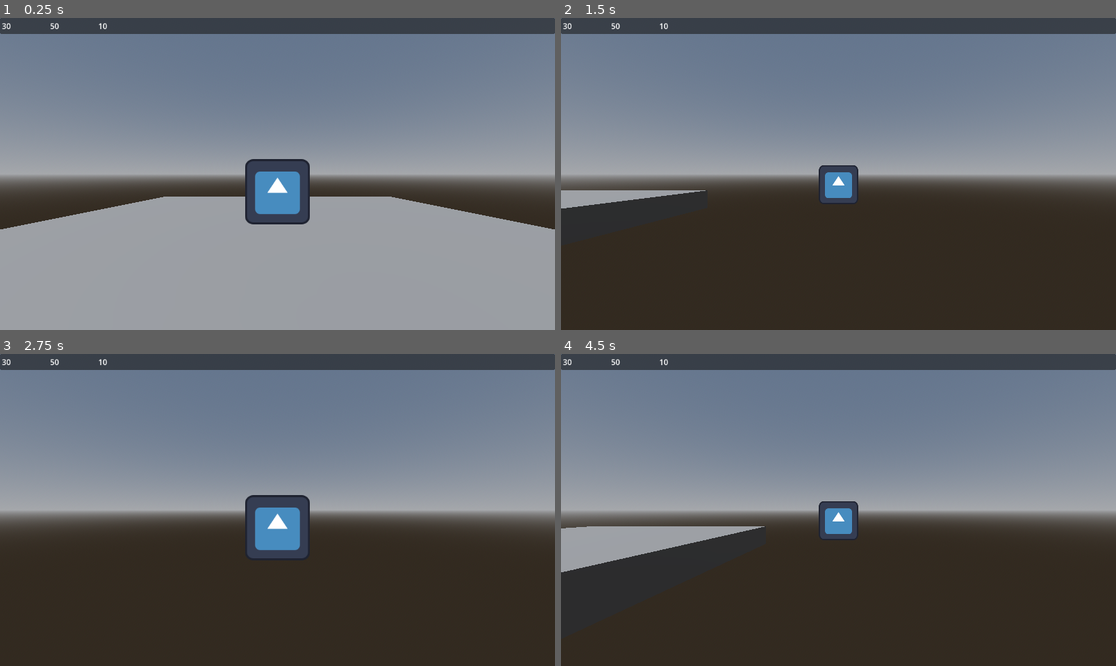
Above: before the commit, frames 1-4 (two rows, left to right).
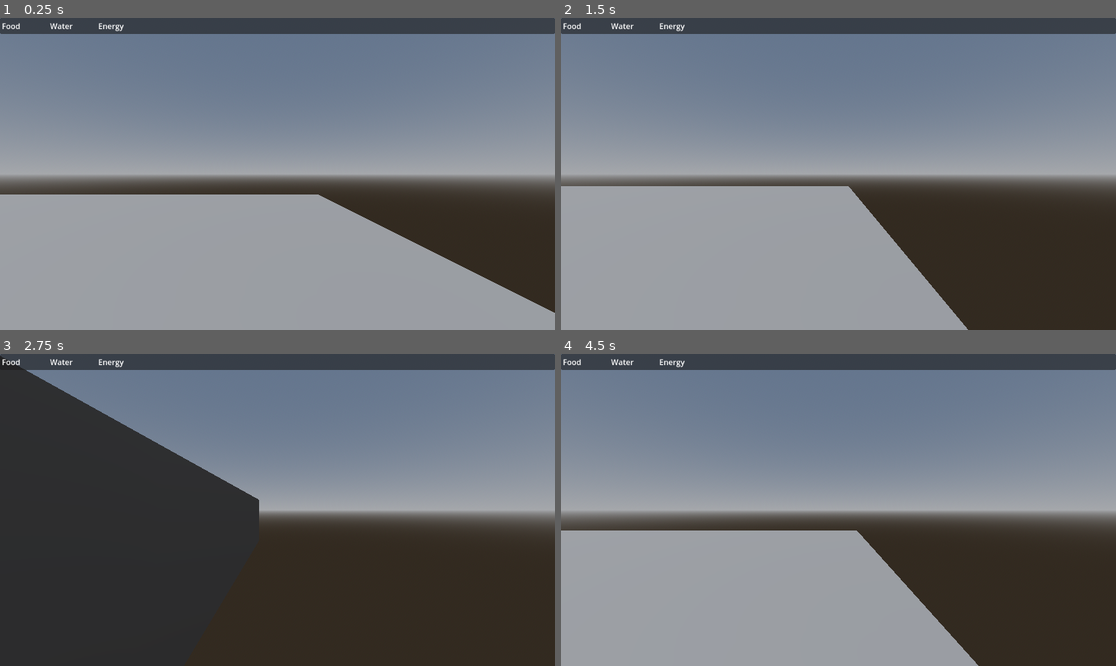
Above: after the commit, the same moments.

Repository: ProfessorDudley/survival-house
Game: Godot game, scene res://scenes/game.tscn
The game is run twice, just before and just after one commit, with the same random seed, the same clock (stepped at 60 frames per second) and the same inputs. The engine's default icon, where the game draws it, is replaced by a stand-in: a white triangle on a blue panel in a dark square.
Inputs:
- Up to frame 1 (0.25 s): no input
- Up to frame 2 (1.5 s): tap Enter at 0.5 s; hold Right (move_right) 0.53-1.28 s; hold ] (zoom_in) 0.53-1.28 s; hold S (move_down, bound only after the commit) from 1.28 s (still down); tap [ (zoom_out) at 1.35 s
- Up to frame 3 (2.75 s): release S (move_down, bound only after the commit) at 2.03 s; hold Right (move_right) from 2.03 s (still down); hold ] (zoom_in) from 2.03 s (still down)
- Up to frame 4 (4.5 s): release Right (move_right) at 2.78 s; release ] (zoom_in) at 2.78 s; hold W (move_up, bound only after the commit) 2.78-3.53 s; tap [ (zoom_out) at 2.85, 4.35 s; hold ] (zoom_in) 3.53-4.28 s; hold Left (move_left) from 3.53 s (still down)

The runs differ from the first frame. In frame 1, 11% of the frame differs, in the area x 0-100%, y 1-95%; in frame 2, 29%, in the area x 0-74%, y 1-100%; in frame 3, 17%; in frame 4, 27%.

Commit message:
Implementing camera movement control

Diff:
--- a/actors/player_character.gd
+++ b/actors/player_character.gd
@@ -8,6 +8,7 @@
 @onready var player_stats: PlayerStats = $player_stats
 
 func _process(_delta: float):
+	return
 
 	## Left and Right Movement
 	var _input_vector: Vector3 = Vector3.ZERO # The player's movement vector.
--- a/project.godot
+++ b/project.godot
@@ -49,6 +49,22 @@
 , Object(InputEventKey,"resource_local_to_scene":false,"resource_name":"","device":-1,"window_id":0,"alt_pressed":false …(182 unchanged characters)…
 ]
 }
+move_up={
+"deadzone": 0.2,
+"events": [Object(InputEventKey,"resource_local_to_scene":false,"resource_name":"","device":-1,"window_id":0,"alt_pressed":false,"shift_pressed":false,"ctrl_pressed":false,"meta_pressed":false,"pressed":false,"keycode":0,"physical_keycode":87,"key_label":0,"unicode":119,"location":0,"echo":false,"script":null)
+, Object(InputEventKey,"resource_local_to_scene":false,"resource_name":"","device":-1,"window_id":0,"alt_pressed":false,"shift_pressed":false,"ctrl_pressed":false,"meta_pressed":false,"pressed":false,"keycode":0,"physical_keycode":4194320,"key_label":0,"unicode":0,"location":0,"echo":false,"script":null)
+, Object(InputEventJoypadButton,"resource_local_to_scene":false,"resource_name":"","device":-1,"button_index":11,"pressure":0.0,"pressed":true,"script":null)
+, Object(InputEventJoypadMotion,"resource_local_to_scene":false,"resource_name":"","device":-1,"axis":1,"axis_value":-1.0,"script":null)
+]
+}
+move_down={
+"deadzone": 0.2,
+"events": [Object(InputEventJoypadMotion,"resource_local_to_scene":false,"resource_name":"","device":-1,"axis":1,"axis_value":1.0,"script":null)
+, Object(InputEventJoypadButton,"resource_local_to_scene":false,"resource_name":"","device":-1,"button_index":12,"pressure":0.0,"pressed":true,"script":null)
+, Object(InputEventKey,"resource_local_to_scene":false,"resource_name":"","device":-1,"window_id":0,"alt_pressed":false,"shift_pressed":false,"ctrl_pressed":false,"meta_pressed":false,"pressed":false,"keycode":0,"physical_keycode":83,"key_label":0,"unicode":115,"location":0,"echo":false,"script":null)
+, Object(InputEventKey,"resource_local_to_scene":false,"resource_name":"","device":-1,"window_id":0,"alt_pressed":false,"shift_pressed":false,"ctrl_pressed":false,"meta_pressed":false,"pressed":false,"keycode":0,"physical_keycode":4194322,"key_label":0,"unicode":0,"location":0,"echo":false,"script":null)
+]
+}
 
 [rendering]
 
--- a/scenes/game.tscn
+++ b/scenes/game.tscn
@@ -1,10 +1,7 @@
-[gd_scene load_steps=11 format=3 uid="uid://dkkygugjwxvk6"]
+[gd_scene load_steps=8 format=3 uid="uid://dkkygugjwxvk6"]
 
-[ext_resource type="PackedScene" uid="uid://bhh4jrkg01twl" path="res://actors/player_character.tscn" id="1_uwrxv"]
 [ext_resource type="PackedScene" uid="uid://be62bcmooj6ae" path="res://widgets/stat_tracker.tscn" id="2_yqjtg"]
-[ext_resource type="Texture2D" uid="uid://d2yc0iwdgaxoa" path="res://assets/sprites/food_icon.tres" id="3_iywne"]
-[ext_resource type="Texture2D" uid="uid://ckeei47tkkjub" path="res://assets/sprites/water_icon.tres" id="4_p57ef"]
-[ext_resource type="Texture2D" uid="uid://dedw6lh8kdo6d" path="res://assets/sprites/energy_icon.tres" id="5_u5sy4"]
+[ext_resource type="Script" uid="uid://bkfw0jjg6jg8h" path="res://scripts/ViewController.gd" id="6_p57ef"]
 
 [sub_resource type="BoxShape3D" id="BoxShape3D_yqjtg"]
 size = Vector3(10, 1, 10)
@@ -34,9 +31,6 @@
 [node name="MeshInstance3D" type="MeshInstance3D" parent="StaticBody3D"]
 mesh = SubResource("BoxMesh_lnu2h")
 
-[node name="Player" parent="." instance=ExtResource("1_uwrxv")]
-_zoom_speed = 40.0
-
 [node name="WorldEnvironment" type="WorldEnvironment" parent="."]
 environment = SubResource("Environment_lnu2h")
 
@@ -54,39 +48,35 @@
 [node name="HBoxContainer" type="HBoxContainer" parent="HUD/StatusBar"]
 layout_mode = 2
 
-[node name="Food" parent="HUD/StatusBar/HBoxContainer" node_paths=PackedStringArray("player") instance=ExtResource("2_yqjtg")]
+[node name="Food" parent="HUD/StatusBar/HBoxContainer" instance=ExtResource("2_yqjtg")]
 layout_mode = 2
-player = NodePath("../../../../Player")
 stat = &"food"
-
-[node name="StatIcon" parent="HUD/StatusBar/HBoxContainer/Food/HBoxContainer" index="0"]
-texture = ExtResource("3_iywne")
 
 [node name="StatValue" parent="HUD/StatusBar/HBoxContainer/Food/HBoxContainer" index="1"]
 text = "Food"
 
-[node name="Water" parent="HUD/StatusBar/HBoxContainer" node_paths=PackedStringArray("player") instance=ExtResource("2_yqjtg")]
+[node name="Water" parent="HUD/StatusBar/HBoxContainer" instance=ExtResource("2_yqjtg")]
 layout_mode = 2
-player = NodePath("../../../../Player")
 stat = &"water"
-
-[node name="StatIcon" parent="HUD/StatusBar/HBoxContainer/Water/HBoxContainer" index="0"]
-texture = ExtResource("4_p57ef")
 
 [node name="StatValue" parent="HUD/StatusBar/HBoxContainer/Water/HBoxContainer" index="1"]
 text = "Water"
 
-[node name="Energy" parent="HUD/StatusBar/HBoxContainer" node_paths=PackedStringArray("player") instance=ExtResource("2_yqjtg")]
+[node name="Energy" parent="HUD/StatusBar/HBoxContainer" instance=ExtResource("2_yqjtg")]
 layout_mode = 2
-player = NodePath("../../../../Player")
 stat = &"energy"
-
-[node name="StatIcon" parent="HUD/StatusBar/HBoxContainer/Energy/HBoxContainer" index="0"]
-texture = ExtResource("5_u5sy4")
 
 [node name="StatValue" parent="HUD/StatusBar/HBoxContainer/Energy/HBoxContainer" index="1"]
 text = "Energy"
 
+[node name="PlayerView" type="Marker3D" parent="."]
+transform = Transform3D(1, 0, 0, 0, 1, 0, 0, 0, 1, 4, 0, 0)
+
+[node name="Camera3D" type="Camera3D" parent="PlayerView"]
+
+[node name="CameraController" type="Node" parent="PlayerView"]
+script = ExtResource("6_p57ef")
+
 [editable path="HUD/StatusBar/HBoxContainer/Food"]
 [editable path="HUD/StatusBar/HBoxContainer/Water"]
 [editable path="HUD/StatusBar/HBoxContainer/Energy"]
--- /dev/null
+++ b/scripts/ViewController.gd
@@ -0,0 +1,18 @@
+class_name CameraController extends Node
+
+@onready var root: Node3D = get_parent()
+
+@export var _move_speed: float = 1
+
+func _process(_delta: float) -> void:
+	# View Movement
+	var _input_vector: Vector3 = Vector3.ZERO # The player's movement vector.
+	_input_vector.x = Input.get_axis(&"move_left", &"move_right")
+	_input_vector.y = Input.get_axis(&"move_down", &"move_up")
+
+	# Normalise the _input_vector
+	if _input_vector != Vector3.ZERO:
+		_input_vector = _input_vector.normalized()
+
+	# Apply the _input_vector to the camera
+	root.position += _input_vector * _delta * _move_speed
--- a/widgets/stat_tracker.gd
+++ b/widgets/stat_tracker.gd
@@ -4,4 +4,5 @@
 @export var stat: StringName
 
 func _process(_delta) -> void:
+	return
 	$HBoxContainer/StatValue.text = str(player.player_stats.get(stat))
